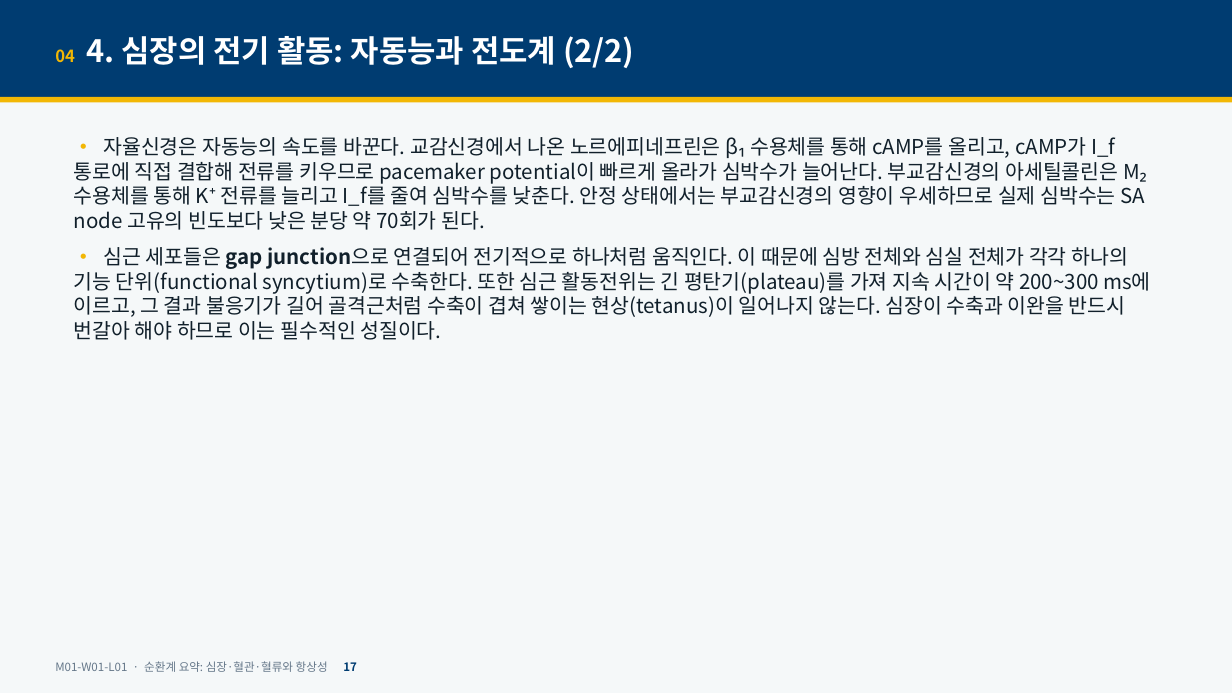
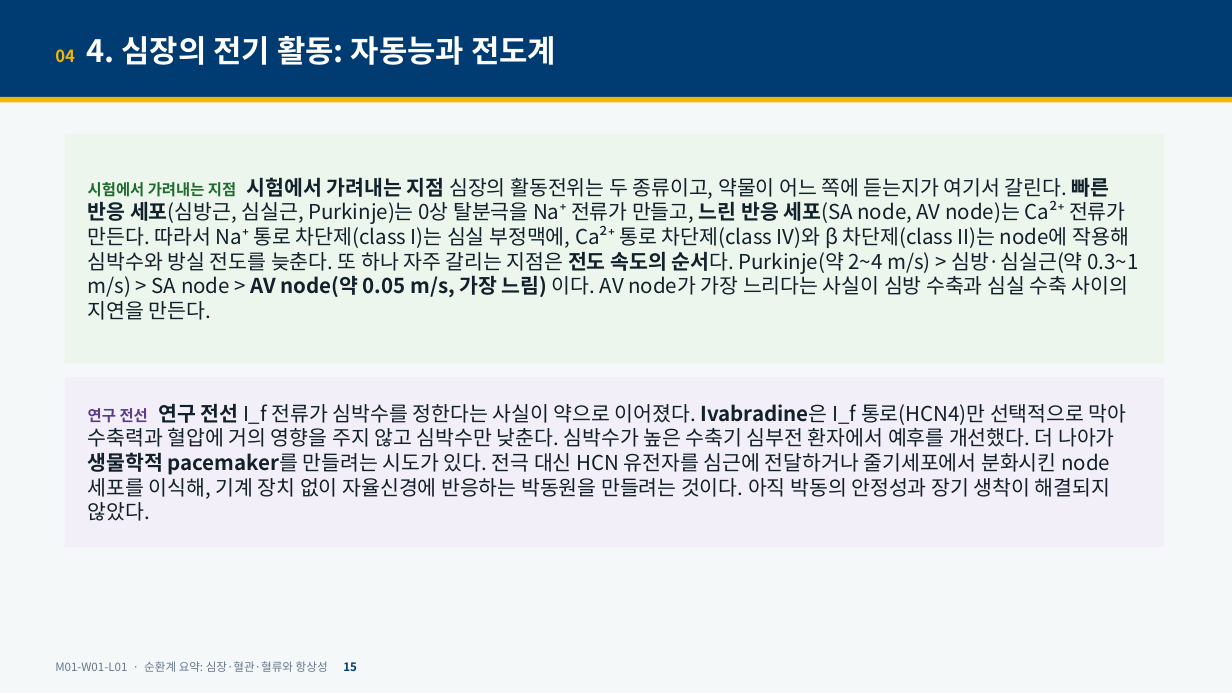
Before and after one commit to hoperiasd2/hoperiasd2.github.io, a slide deck: slide 15 of curriculum/M01/W01/L01/slides.pptx (slide 17 before the commit). Drawn at 1232x693 pixels with LibreOffice and Linux fonts; fonts in the diff are those of the drawing. Boxes give left, top, right and bottom in pixels: in the first picture for what was removed or moved away, otherwise in the second. Text is boxed around its words. In the diff, an @@ line names an element or a change of style, - is before the commit and + after.

```diff
--- a/curriculum/M01/W01/L01/slides.pptx
+++ b/curriculum/M01/W01/L01/slides.pptx
@@ text at [55,36,556,65]: text changed @@
-04 4. 심장의 전기 활동: 자동능과 전도계 (2/2)
+04 4. 심장의 전기 활동: 자동능과 전도계
@@ rectangle added at [65,134,1165,363], fill #ECF6EC, 16 pt, text #11202B @@
+시험에서 가려내는 지점 시험에서 가려내는 지점 심장의 활동전위는 두 종류이고, 약물이 어느 쪽에 듣는지가 여기서 갈린다. 빠른 반응 세포(심방근, 심실근, Purkinje)는 0상 탈분극을 Na⁺ 전류가 만들고, 느린 반응 세포(SA node, AV node)는 Ca²⁺ 전류가 만든다. 따라서 Na⁺ 통로 차단제(class I)는 심실 부정맥에, Ca²⁺ 통로 차단제(class IV)와 β 차단제(class II)는 node에 작용해 심박수와 방실 전도를 늦춘다. 또 하나 자주 갈리는 지점은 전도 속도의 순서다. Purkinje(약 2~4 m/s) > 심방·심실근(약 0.3~1 m/s) > SA node > AV node(약 0.05 m/s, 가장 느림) 이다. AV node가 가장 느리다는 사실이 심방 수축과 심실 수축 사이의 지연을 만든다.
@@ text removed at [74,137,1150,340] @@
-• 자율신경은 자동능의 속도를 바꾼다. 교감신경에서 나온 노르에피네프린은 β₁ 수용체를 통해 cAMP를 올리고, cAMP가 I_f 통로에 직접 결합해 전류를 키우므로 pacemaker potential이 빠르게 올라가 심박수가 늘어난다. 부교감신경의 아세틸콜린은 M₂ 수용체를 통해 K⁺ 전류를 늘리고 I_f를 줄여 심박수를 낮춘다. 안정 상태에서는 부교감신경의 영향이 우세하므로 실제 심박수는 SA node 고유의 빈도보다 낮은 분당 약 70회가 된다.
-• 심근 세포들은 gap junction으로 연결되어 전기적으로 하나처럼 움직인다. 이 때문에 심방 전체와 심실 전체가 각각 하나의 기능 단위(functional syncytium)로 수축한다. 또한 심근 활동전위는 긴 평탄기(plateau)를 가져 지속 시간이 약 200~300 ms에 이르고, 그 결과 불응기가 길어 골격근처럼 수축이 겹쳐 쌓이는 현상(tetanus)이 일어나지 않는다. 심장이 수축과 이완을 반드시 번갈아 해야 하므로 이는 필수적인 성질이다.
@@ rectangle added at [65,377,1165,547], fill #F3EFF9, 16 pt, text #11202B @@
+연구 전선 연구 전선 I_f 전류가 심박수를 정한다는 사실이 약으로 이어졌다. Ivabradine은 I_f 통로(HCN4)만 선택적으로 막아 수축력과 혈압에 거의 영향을 주지 않고 심박수만 낮춘다. 심박수가 높은 수축기 심부전 환자에서 예후를 개선했다. 더 나아가 생물학적 pacemaker를 만들려는 시도가 있다. 전극 대신 HCN 유전자를 심근에 전달하거나 줄기세포에서 분화시킨 node 세포를 이식해, 기계 장치 없이 자율신경에 반응하는 박동원을 만들려는 것이다. 아직 박동의 안정성과 장기 생착이 해결되지 않았다.
@@ text at [55,661,357,672]: text changed @@
-M01-W01-L01 · 순환계 요약: 심장·혈관·혈류와 항상성 17
+M01-W01-L01 · 순환계 요약: 심장·혈관·혈류와 항상성 15
```
Also in this commit, not shown: 44 other slides changed, 12 slides added, 9 other files.
